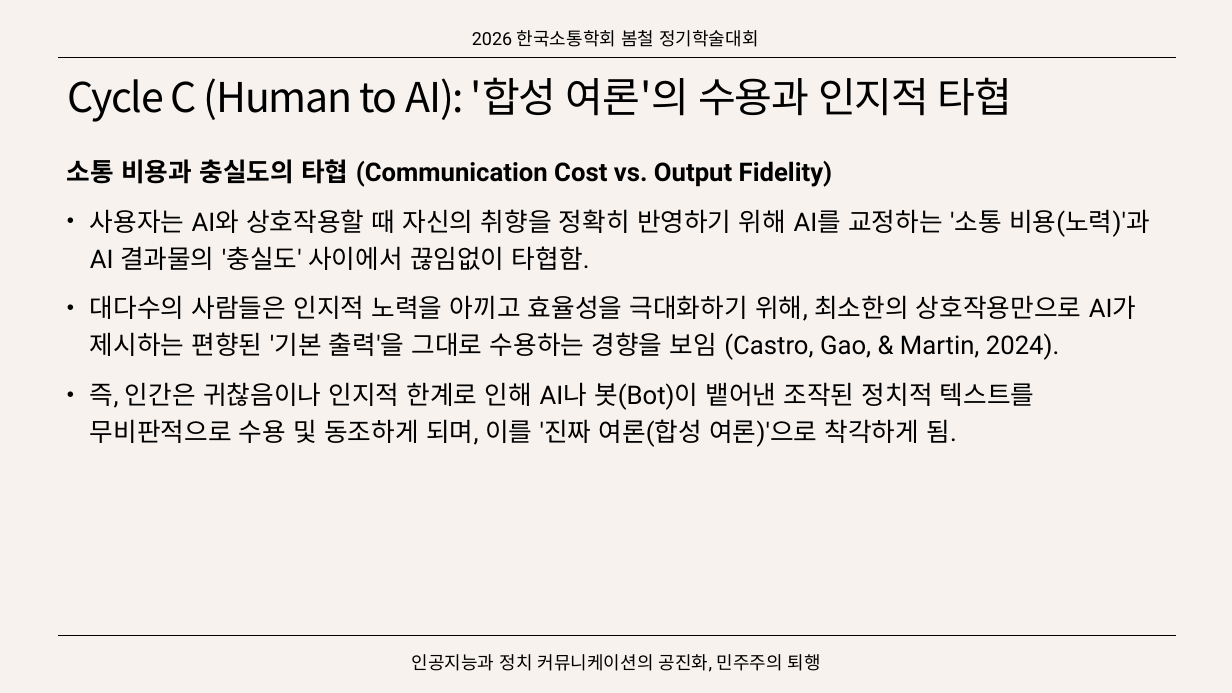
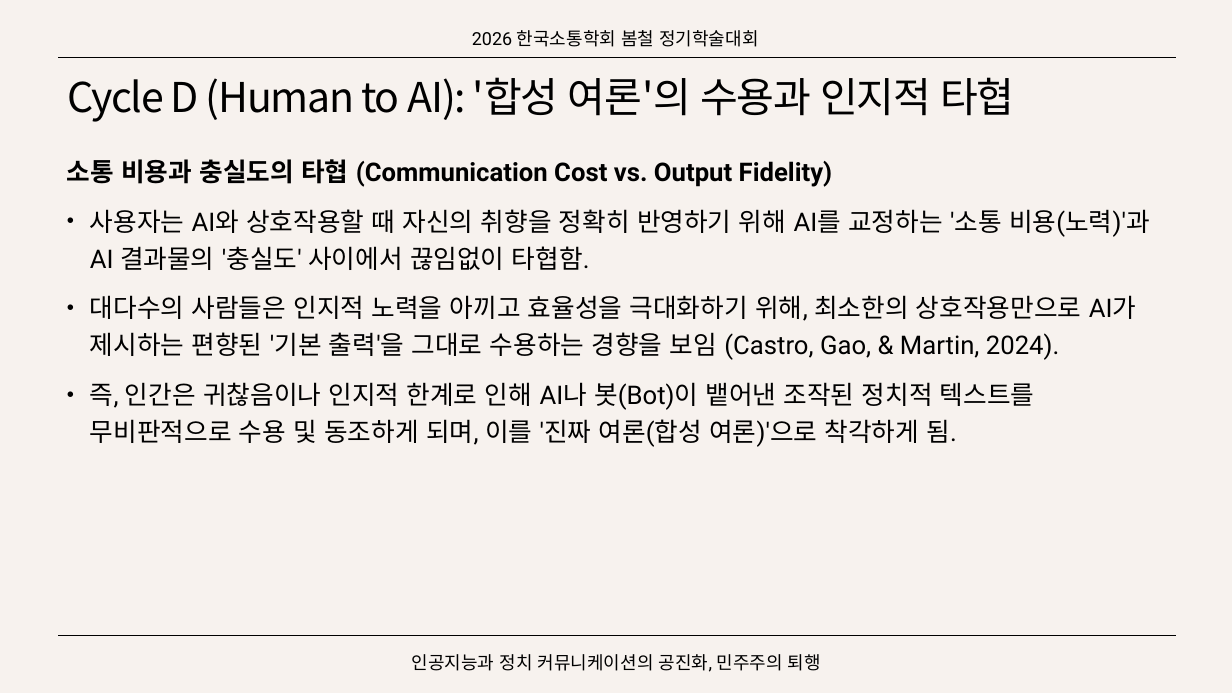
Before and after one commit to SongJongbeen/26-1, a slide deck: slide 10 of mac539/wk13_0527/presentation/13주 발제_송종빈.pptx. Drawn at 1232x693 pixels with LibreOffice and Linux fonts; fonts in the diff are those of the drawing. Boxes give left, top, right and bottom in pixels: in the first picture for what was removed or moved away, otherwise in the second. Text is boxed around its words. In the diff, an @@ line names an element or a change of style, - is before the commit and + after.

```diff
--- a/mac539/wk13_0527/presentation/13주 발제_송종빈.pptx
+++ b/mac539/wk13_0527/presentation/13주 발제_송종빈.pptx
@@ title at bbox=[67, 77, 1014, 122]: text changed @@
-Cycle C (Human to AI): '합성 여론'의 수용과 인지적 타협
+Cycle D (Human to AI): '합성 여론'의 수용과 인지적 타협
```
Also in this commit, not shown: 10 other slides changed, 7 slides added, 3 other files.
